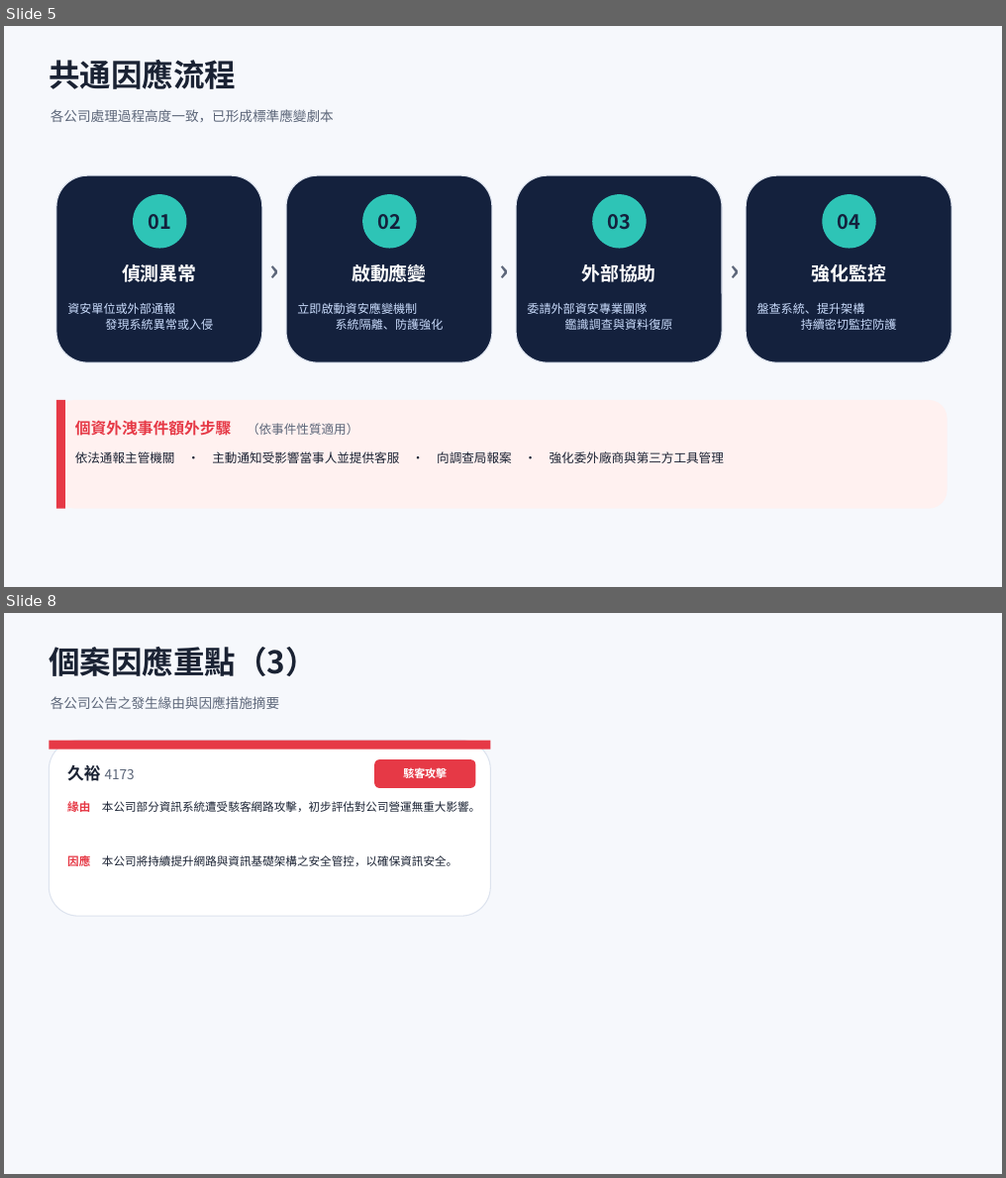
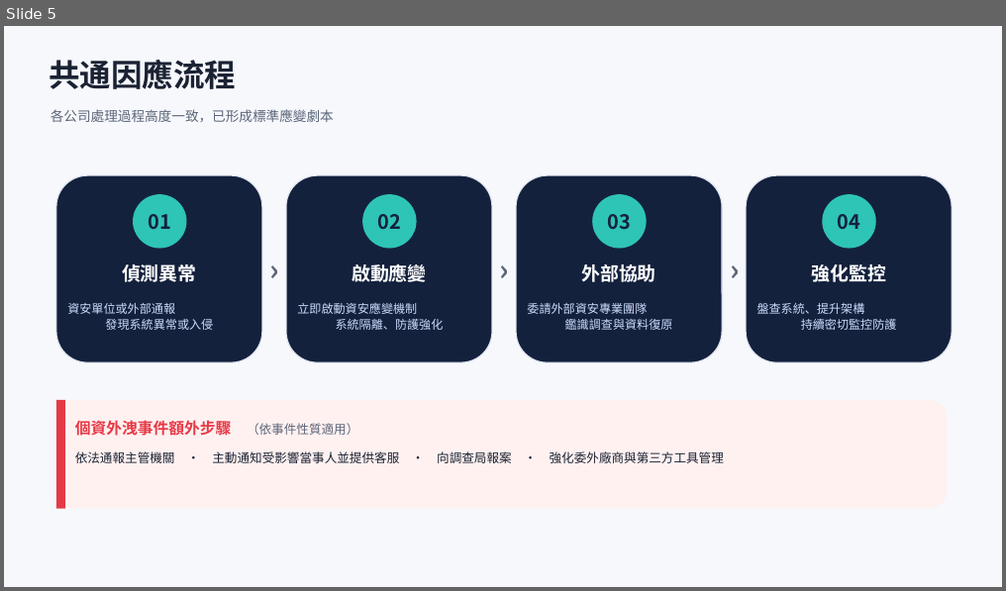
Before and after one commit to Johnnylin77/mops-isec-monitor, a slide deck: 資安事件因應分析.pptx. Shown one above the other, each under a label of ours: slides 5 and 8 before the commit, slide 5 after it; the slides between them are not shown. The pictures are 1006x1178 and 1006x591 pixels, drawn with LibreOffice and Linux fonts; fonts in the diff are those of the drawing. Boxes give left, top, right and bottom in pixels: in the first picture for what was removed or moved away, otherwise in the second. Text is boxed around its words. In the diff, an @@ line names an element or a change of style, - is before the commit and + after.

```diff
--- a/資安事件因應分析.pptx
+++ b/資安事件因應分析.pptx
@@ slide 8 removed at box(4, 613, 1002, 1174), background #FFFFFF @@
@@ rectangle removed at box(4, 613, 1002, 1174) @@
@@ text removed at box(49, 647, 317, 676) @@
-個案因應重點（3）
@@ text removed at box(51, 696, 279, 709) @@
-各公司公告之發生緣由與因應措施摘要
@@ rounded rectangle removed at box(49, 741, 491, 916) @@
@@ rectangle removed at box(49, 741, 491, 750) @@
@@ rounded rectangle removed at box(374, 760, 475, 788) @@
@@ text removed at box(67, 765, 135, 781) @@
-久裕 4173
@@ text removed at box(403, 766, 447, 781) @@
-駭客攻擊
@@ text removed at box(67, 801, 480, 812) @@
-緣由 本公司部分資訊系統遭受駭客網路攻擊，初步評估對公司營運無重大影響。
@@ text removed at box(67, 854, 457, 869) @@
-因應 本公司將持續提升網路與資訊基礎架構之安全管控，以確保資訊安全。
```
Also in this commit, not shown: 6 slides changed, 2 other files.
